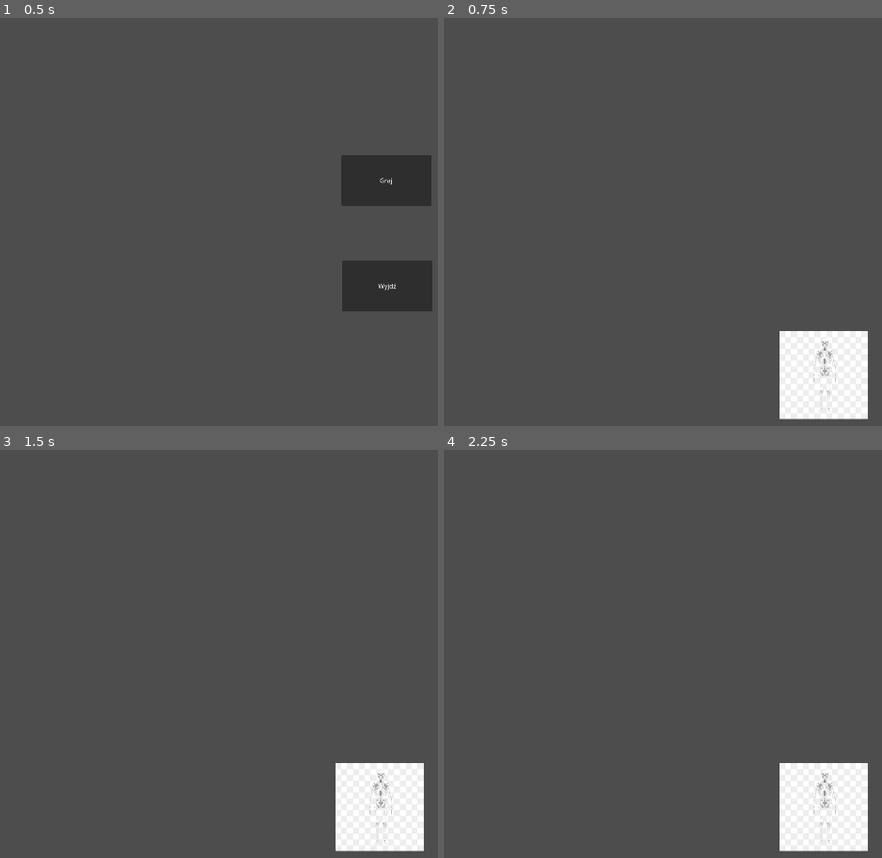
Above: before the commit, frames 1-4 (two rows, left to right).
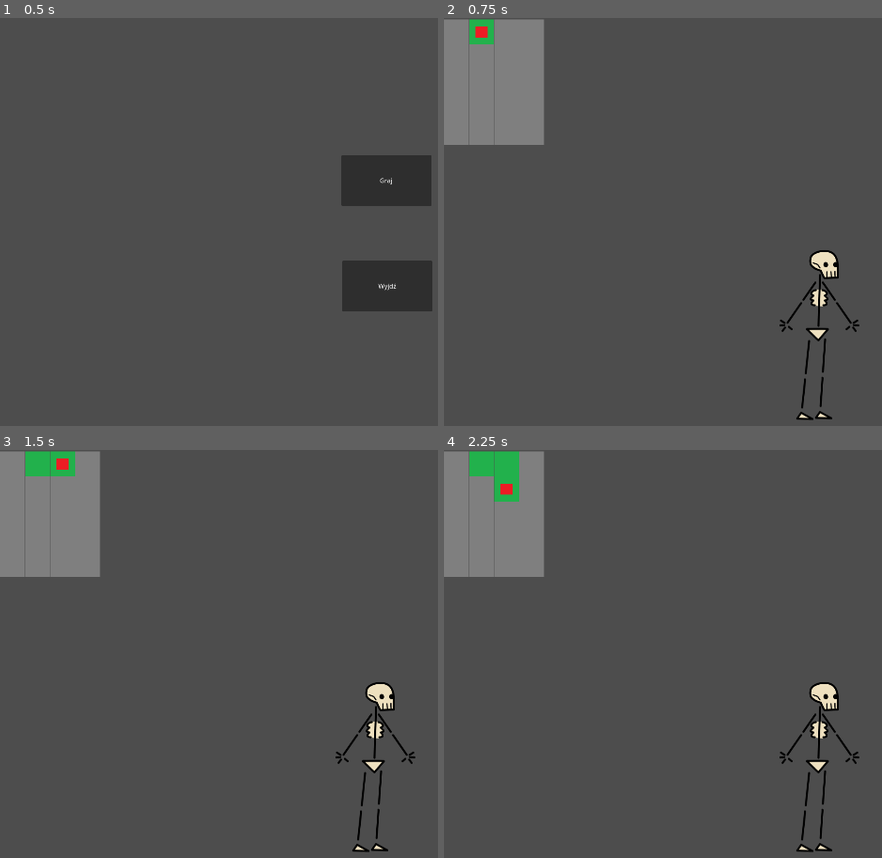
Above: after the commit, the same moments.

Repository: SonSku/CriticalFailureOr1Place
Game: Godot game, scene res://Scenes/intro.tscn
Two runs of this game, one before a commit and one after it. Both use one fixed random seed, a clock stepped at 60 frames per second and the inputs below.
Inputs:
- Up to frame 1 (0.5 s): no input
- Up to frame 2 (0.75 s): click "Graj" at 0.5 s
- Up to frame 3 (1.5 s): tap Enter at 1.25 s; hold D (move_right, bound only after the commit) from 1.28 s (still down)
- Up to frame 4 (2.25 s): tap Space at 2 s; release D (move_right, bound only after the commit) at 2.03 s; hold S (move_down, bound only after the commit) from 2.03 s (still down)

Frame 1 is identical in both runs. In frame 2, 12% of the frame differs, in the area x 0-97%, y 0-99%; in frame 3, 12%; in frame 4, 12%.

Commit message:
almost working second game

Diff:
--- a/placeholder/Scenes/game.tscn
+++ b/placeholder/Scenes/game.tscn
@@ -1,6 +1,7 @@
-[gd_scene load_steps=3 format=3 uid="uid://dxafxfgh73apa"]
+[gd_scene load_steps=4 format=3 uid="uid://dxafxfgh73apa"]
 
 [ext_resource type="PackedScene" uid="uid://ck6wme2v28727" path="res://Scenes/skeleton.tscn" id="1_q6oym"]
+[ext_resource type="PackedScene" uid="uid://4gfwhd0oqjeu" path="res://Scenes/one_line_puzzle.tscn" id="2_u2pbo"]
 
 [sub_resource type="WorldBoundaryShape2D" id="WorldBoundaryShape2D_ldjo2"]
 distance = -246.0
@@ -18,3 +19,5 @@
 
 [node name="CollisionShape2D" type="CollisionShape2D" parent="StaticBody2D"]
 shape = SubResource("WorldBoundaryShape2D_ldjo2")
+
+[node name="one_line_puzzle" parent="." instance=ExtResource("2_u2pbo")]
--- /dev/null
+++ b/placeholder/Scenes/one_line_puzzle.tscn
@@ -0,0 +1,274 @@
+[gd_scene load_steps=9 format=3 uid="uid://4gfwhd0oqjeu"]
+
+[ext_resource type="Script" path="res://Scripts/00.gd" id="1_ffcuw"]
+[ext_resource type="Texture2D" uid="uid://hbjclxxwy6p1" path="res://Assets/grey.png" id="1_hqmvy"]
+[ext_resource type="Script" path="res://Scripts/one_line_puzzle.gd" id="1_mi0xr"]
+[ext_resource type="Texture2D" uid="uid://ffsv4d84blch" path="res://Assets/red.png" id="2_gd6ok"]
+[ext_resource type="Script" path="res://Scripts/robot.gd" id="2_q7uow"]
+[ext_resource type="Script" path="res://Scripts/43.gd" id="2_xbovr"]
+
+[sub_resource type="RectangleShape2D" id="RectangleShape2D_i0l43"]
+size = Vector2(64, 64)
+
+[sub_resource type="RectangleShape2D" id="RectangleShape2D_sfrj0"]
+size = Vector2(32, 32)
+
+[node name="one_line_puzzle" type="Node2D"]
+script = ExtResource("1_mi0xr")
+
+[node name="00" type="Area2D" parent="."]
+script = ExtResource("1_ffcuw")
+
+[node name="CollisionShape2D" type="CollisionShape2D" parent="00"]
+position = Vector2(32, 32)
+shape = SubResource("RectangleShape2D_i0l43")
+
+[node name="Sprite2D" type="Sprite2D" parent="00"]
+position = Vector2(32, 32)
+scale = Vector2(0.176803, 0.185922)
+texture = ExtResource("1_hqmvy")
+
+[node name="01" type="Area2D" parent="."]
+position = Vector2(64, 0)
+
+[node name="CollisionShape2D" type="CollisionShape2D" parent="01"]
+position = Vector2(32, 32)
+shape = SubResource("RectangleShape2D_i0l43")
+
+[node name="Sprite2D" type="Sprite2D" parent="01"]
+position = Vector2(32, 32)
+scale = Vector2(0.176803, 0.185922)
+texture = ExtResource("1_hqmvy")
+
+[node name="02" type="Area2D" parent="."]
+position = Vector2(128, 0)
+
+[node name="CollisionShape2D" type="CollisionShape2D" parent="02"]
+position = Vector2(32, 32)
+shape = SubResource("RectangleShape2D_i0l43")
+
+[node name="Sprite2D" type="Sprite2D" parent="02"]
+position = Vector2(32, 32)
+scale = Vector2(0.176803, 0.185922)
+texture = ExtResource("1_hqmvy")
+
+[node name="03" type="Area2D" parent="."]
+position = Vector2(192, 0)
+
+[node name="CollisionShape2D" type="CollisionShape2D" parent="03"]
+position = Vector2(32, 32)
+shape = SubResource("RectangleShape2D_i0l43")
+
+[node name="Sprite2D" type="Sprite2D" parent="03"]
+position = Vector2(32, 32)
+scale = Vector2(0.176803, 0.185922)
+texture = ExtResource("1_hqmvy")
+
+[node name="10" type="Area2D" parent="."]
+position = Vector2(0, 64)
+
+[node name="CollisionShape2D" type="CollisionShape2D" parent="10"]
+position = Vector2(32, 32)
+shape = SubResource("RectangleShape2D_i0l43")
+
+[node name="Sprite2D" type="Sprite2D" parent="10"]
+position = Vector2(32, 32)
+scale = Vector2(0.176803, 0.185922)
+texture = ExtResource("1_hqmvy")
+
+[node name="11" type="Area2D" parent="."]
+position = Vector2(64, 64)
+
+[node name="CollisionShape2D" type="CollisionShape2D" parent="11"]
+position = Vector2(32, 32)
+shape = SubResource("RectangleShape2D_i0l43")
+
+[node name="Sprite2D" type="Sprite2D" parent="11"]
+position = Vector2(32, 32)
+scale = Vector2(0.176803, 0.185922)
+texture = ExtResource("1_hqmvy")
+
+[node name="12" type="Area2D" parent="."]
+position = Vector2(128, 64)
+
+[node name="CollisionShape2D" type="CollisionShape2D" parent="12"]
+position = Vector2(32, 32)
+shape = SubResource("RectangleShape2D_i0l43")
+
+[node name="Sprite2D" type="Sprite2D" parent="12"]
+position = Vector2(32, 32)
+scale = Vector2(0.176803, 0.185922)
+texture = ExtResource("1_hqmvy")
+
+[node name="13" type="Area2D" parent="."]
+position = Vector2(192, 64)
+
+[node name="CollisionShape2D" type="CollisionShape2D" parent="13"]
+position = Vector2(32, 32)
+shape = SubResource("RectangleShape2D_i0l43")
+
+[node name="Sprite2D" type="Sprite2D" parent="13"]
+position = Vector2(32, 32)
+scale = Vector2(0.176803, 0.185922)
+texture = ExtResource("1_hqmvy")
+
+[node name="20" type="Area2D" parent="."]
+position = Vector2(0, 128)
+
+[node name="CollisionShape2D" type="CollisionShape2D" parent="20"]
+position = Vector2(32, 32)
+shape = SubResource("RectangleShape2D_i0l43")
+
+[node name="Sprite2D" type="Sprite2D" parent="20"]
+position = Vector2(32, 32)
+scale = Vector2(0.176803, 0.185922)
+texture = ExtResource("1_hqmvy")
+
+[node name="21" type="Area2D" parent="."]
+position = Vector2(64, 128)
+
+[node name="CollisionShape2D" type="CollisionShape2D" parent="21"]
+position = Vector2(32, 32)
+shape = SubResource("RectangleShape2D_i0l43")
+
+[node name="Sprite2D" type="Sprite2D" parent="21"]
+position = Vector2(32, 32)
+scale = Vector2(0.176803, 0.185922)
+texture = ExtResource("1_hqmvy")
+
+[node name="22" type="Area2D" parent="."]
+position = Vector2(128, 128)
+
+[node name="CollisionShape2D" type="CollisionShape2D" parent="22"]
+position = Vector2(32, 32)
+shape = SubResource("RectangleShape2D_i0l43")
+
+[node name="Sprite2D" type="Sprite2D" parent="22"]
+position = Vector2(32, 32)
+scale = Vector2(0.176803, 0.185922)
+texture = ExtResource("1_hqmvy")
+
+[node name="23" type="Area2D" parent="."]
+position = Vector2(192, 128)
+
+[node name="CollisionShape2D" type="CollisionShape2D" parent="23"]
+position = Vector2(32, 32)
+shape = SubResource("RectangleShape2D_i0l43")
+
+[node name="Sprite2D" type="Sprite2D" parent="23"]
+position = Vector2(32, 32)
+scale = Vector2(0.176803, 0.185922)
+texture = ExtResource("1_hqmvy")
+
+[node name="30" type="Area2D" parent="."]
+position = Vector2(0, 192)
+
+[node name="CollisionShape2D" type="CollisionShape2D" parent="30"]
+position = Vector2(32, 32)
+shape = SubResource("RectangleShape2D_i0l43")
+
+[node name="Sprite2D" type="Sprite2D" parent="30"]
+position = Vector2(32, 32)
+scale = Vector2(0.176803, 0.185922)
+texture = ExtResource("1_hqmvy")
+
+[node name="31" type="Area2D" parent="."]
+position = Vector2(64, 192)
+
+[node name="CollisionShape2D" type="CollisionShape2D" parent="31"]
+position = Vector2(32, 32)
+shape = SubResource("RectangleShape2D_i0l43")
+
+[node name="Sprite2D" type="Sprite2D" parent="31"]
+position = Vector2(32, 32)
+scale = Vector2(0.176803, 0.185922)
+texture = ExtResource("1_hqmvy")
+
+[node name="32" type="Area2D" parent="."]
+position = Vector2(128, 192)
+
+[node name="CollisionShape2D" type="CollisionShape2D" parent="32"]
+position = Vector2(32, 32)
+shape = SubResource("RectangleShape2D_i0l43")
+
+[node name="Sprite2D" type="Sprite2D" parent="32"]
+position = Vector2(32, 32)
+scale = Vector2(0.176803, 0.185922)
+texture = ExtResource("1_hqmvy")
+
+[node name="33" type="Area2D" parent="."]
+position = Vector2(192, 192)
+
+[node name="CollisionShape2D" type="CollisionShape2D" parent="33"]
+position = Vector2(32, 32)
+shape = SubResource("RectangleShape2D_i0l43")
+
+[node name="Sprite2D" type="Sprite2D" parent="33"]
+position = Vector2(32, 32)
+scale = Vector2(0.176803, 0.185922)
+texture = ExtResource("1_hqmvy")
+
+[node name="40" type="Area2D" parent="."]
+position = Vector2(0, 256)
+
+[node name="CollisionShape2D" type="CollisionShape2D" parent="40"]
+position = Vector2(32, 32)
+shape = SubResource("RectangleShape2D_i0l43")
+
+[node name="Sprite2D" type="Sprite2D" parent="40"]
+position = Vector2(32, 32)
+scale = Vector2(0.176803, 0.185922)
+texture = ExtResource("1_hqmvy")
+
+[node name="41" type="Area2D" parent="."]
+position = Vector2(64, 256)
+
+[node name="CollisionShape2D" type="CollisionShape2D" parent="41"]
+position = Vector2(32, 32)
+shape = SubResource("RectangleShape2D_i0l43")
+
+[node name="Sprite2D" type="Sprite2D" parent="41"]
+position = Vector2(32, 32)
+scale = Vector2(0.176803, 0.185922)
+texture = ExtResource("1_hqmvy")
+
+[node name="42" type="Area2D" parent="."]
+position = Vector2(128, 256)
+
+[node name="CollisionShape2D" type="CollisionShape2D" parent="42"]
+position = Vector2(32, 32)
+shape = SubResource("RectangleShape2D_i0l43")
+
+[node name="Sprite2D" type="Sprite2D" parent="42"]
+position = Vector2(32, 32)
+scale = Vector2(0.176803, 0.185922)
+texture = ExtResource("1_hqmvy")
+
+[node name="43" type="Area2D" parent="."]
+position = Vector2(192, 256)
+script = ExtResource("2_xbovr")
+
+[node name="CollisionShape2D" type="CollisionShape2D" parent="43"]
+position = Vector2(32, 32)
+shape = SubResource("RectangleShape2D_i0l43")
+
+[node name="Sprite2D" type="Sprite2D" parent="43"]
+position = Vector2(32, 32)
+scale = Vector2(0.176803, 0.185922)
+texture = ExtResource("1_hqmvy")
+
+[node name="robot" type="CharacterBody2D" parent="."]
+script = ExtResource("2_q7uow")
+
+[node name="Red" type="Sprite2D" parent="robot"]
+z_index = 2
+position = Vector2(96, 32)
+scale = Vector2(0.180723, 0.175676)
+texture = ExtResource("2_gd6ok")
+
+[node name="CollisionShape2D" type="CollisionShape2D" parent="robot"]
+position = Vector2(96, 32)
+shape = SubResource("RectangleShape2D_sfrj0")
+
+[connection signal="body_entered" from="00" to="00" method="_on_body_entered"]
+[connection signal="body_entered" from="43" to="43" method="_on_body_entered"]
--- a/placeholder/Scenes/open_door_dyson_puzzle.tscn
+++ b/placeholder/Scenes/open_door_dyson_puzzle.tscn
@@ -1,112 +1,124 @@
 [gd_scene load_steps=3 format=3 uid="uid://bkby5c6cvoubs"]
 
-[ext_resource type="Texture2D" uid="uid://0tf5hgru5rbl" path="res://Assets/password.jpg" id="1_momlf"]
 [ext_resource type="Script" path="res://Scripts/password_script.gd" id="1_p5pqn"]
+[ext_resource type="Texture2D" uid="uid://b86tjtj5bt7j2" path="res://Assets/code pannel.png" id="2_r4on6"]
 
 [node name="open_door_dyson_puzzle" type="Node2D"]
+position = Vector2(336, 72)
 script = ExtResource("1_p5pqn")
 
-[node name="Password" type="Sprite2D" parent="."]
-position = Vector2(992, 592)
-scale = Vector2(4, 4)
-texture = ExtResource("1_momlf")
-
 [node name="Button" type="Button" parent="."]
-offset_left = 1104.0
-offset_top = 472.0
-offset_right = 1112.0
-offset_bottom = 480.0
-scale = Vector2(6.84617, 3.78158)
+offset_left = 424.0
+offset_top = 320.0
+offset_right = 442.0
+offset_bottom = 351.0
+scale = Vector2(6.1161, 3.21187)
 theme_override_font_sizes/font_size = 0
 text = "1"
 
 [node name="Button2" type="Button" parent="."]
-offset_left = 1227.0
-offset_top = 472.0
-offset_right = 1245.0
-offset_bottom = 503.0
-scale = Vector2(6.84617, 3.78158)
+offset_left = 552.0
+offset_top = 320.0
+offset_right = 570.0
+offset_bottom = 351.0
+scale = Vector2(5.41384, 2.92689)
 theme_override_font_sizes/font_size = 0
 text = "2"
 
 [node name="Button3" type="Button" parent="."]
-offset_left = 1360.0
-offset_top = 472.0
-offset_right = 1378.0
-offset_bottom = 503.0
-scale = Vector2(6.84617, 3.78158)
+offset_left = 675.0
+offset_top = 320.0
+offset_right = 693.0
+offset_bottom = 351.0
+scale = Vector2(5.32247, 2.96163)
 theme_override_font_sizes/font_size = 0
 text = "3"
 
 [node name="Button4" type="Button" parent="."]
-offset_left = 1104.0
-offset_top = 600.0
-offset_right = 1122.0
-offset_bottom = 631.0
-scale = Vector2(6.84617, 3.78158)
+offset_left = 424.0
+offset_top = 440.0
+offset_right = 442.0
+offset_bottom = 471.0
+scale = Vector2(5.87951, 3.01194)
 theme_override_font_sizes/font_size = 0
 text = "4"
 
 [node name="Button5" type="Button" parent="."]
-offset_left = 1232.0
-offset_top = 592.0
-offset_right = 1250.0
-offset_bottom = 623.0
-scale = Vector2(6.84617, 3.78158)
+offset_left = 547.0
+offset_top = 440.0
+offset_right = 565.0
+offset_bottom = 471.0
+scale = Vector2(5.842, 3.12348)
 theme_override_font_sizes/font_size = 0
 text = "5"
 
 [node name="Button6" type="Button" parent="."]
-offset_left = 1355.0
-offset_top = 592.0
-offset_right = 1373.0
-offset_bottom = 623.0
-scale = Vector2(6.84617, 3.78158)
+offset_left = 670.0
+offset_top = 440.0
+offset_right = 688.0
+offset_bottom = 471.0
+scale = Vector2(5.96529, 2.96063)
 theme_override_font_sizes/font_size = 0
 text = "6"
 
 [node name="Button7" type="Button" parent="."]
-offset_left = 1104.0
-offset_top = 717.0
-offset_right = 1122.0
-offset_bottom = 748.0
-scale = Vector2(6.84617, 3.78158)
+offset_left = 424.0
+offset_top = 560.0
+offset_right = 442.0
+offset_bottom = 591.0
+scale = Vector2(6.01246, 3.00038)
 theme_override_font_sizes/font_size = 0
 text = "7"
 
 [node name="Button8" type="Button" parent="."]
-offset_left = 1232.0
-offset_top = 717.0
-offset_right = 1250.0
-offset_bottom = 748.0
-scale = Vector2(6.84617, 3.78158)
+offset_left = 547.0
+offset_top = 560.0
+offset_right = 565.0
+offset_bottom = 591.0
+scale = Vector2(5.9264, 2.9735)
 theme_override_font_sizes/font_size = 0
 text = "8"
 
 [node name="Button9" type="Button" parent="."]
-offset_left = 1360.0
-offset_top = 720.0
-offset_right = 1378.0
-offset_bottom = 751.0
-scale = Vector2(6.84617, 3.78158)
+offset_left = 670.0
+offset_top = 560.0
+offset_right = 688.0
+offset_bottom = 591.0
+scale = Vector2(5.99804, 2.83132)
 theme_override_font_sizes/font_size = 0
 text = "9"
 
 [node name="Button10" type="Button" parent="."]
-offset_left = 1360.0
-offset_top = 312.0
-offset_right = 1378.0
-offset_bottom = 343.0
-scale = Vector2(6.84617, 3.78158)
+offset_left = 680.0
+offset_top = 688.0
+offset_right = 698.0
+offset_bottom = 719.0
+scale = Vector2(4.82519, 2.26746)
 theme_override_font_sizes/font_size = 0
 text = "X"
 
 [node name="Pin" type="Label" parent="."]
-offset_left = 552.0
-offset_top = 520.0
-offset_right = 592.0
-offset_bottom = 543.0
-scale = Vector2(6.92, 2.08)
+offset_left = 424.0
+offset_top = 184.0
+offset_right = 464.0
+offset_bottom = 207.0
+scale = Vector2(8.98529, 4.58595)
+
+[node name="CodePannel" type="Sprite2D" parent="."]
+z_index = -1
+position = Vector2(600, 480)
+scale = Vector2(1.47188, 1.44772)
+texture = ExtResource("2_r4on6")
+
+[node name="Button11" type="Button" parent="."]
+z_index = 3
+offset_left = 547.0
+offset_top = 680.0
+offset_right = 565.0
+offset_bottom = 711.0
+scale = Vector2(5.79352, 2.8412)
+theme_override_font_sizes/font_size = 0
+text = "0"
 
 [connection signal="pressed" from="Button" to="." method="_on_button_pressed"]
 [connection signal="pressed" from="Button2" to="." method="_on_button_2_pressed"]
@@ -118,3 +130,4 @@
 [connection signal="pressed" from="Button8" to="." method="_on_button_8_pressed"]
 [connection signal="pressed" from="Button9" to="." method="_on_button_9_pressed"]
 [connection signal="pressed" from="Button10" to="." method="_on_button_10_pressed"]
+[connection signal="pressed" from="Button11" to="." method="_on_button_11_pressed"]
--- a/placeholder/Scenes/skeleton.tscn
+++ b/placeholder/Scenes/skeleton.tscn
@@ -1,17 +1,17 @@
 [gd_scene load_steps=6 format=3 uid="uid://ck6wme2v28727"]
 
 [ext_resource type="Script" path="res://Scripts/skeleton.gd" id="1_vaapv"]
-[ext_resource type="Texture2D" uid="uid://dcheo4rtyaqnc" path="res://Assets/skeletor.png" id="2_p4nys"]
+[ext_resource type="Texture2D" uid="uid://bs6snwvqlt56d" path="res://Assets/kostek.png" id="2_5gh6y"]
 
-[sub_resource type="AtlasTexture" id="AtlasTexture_m067i"]
-atlas = ExtResource("2_p4nys")
-region = Rect2(0, 0, 225, 225)
+[sub_resource type="AtlasTexture" id="AtlasTexture_v60qc"]
+atlas = ExtResource("2_5gh6y")
+region = Rect2(0, 0, 204, 435)
 
 [sub_resource type="SpriteFrames" id="SpriteFrames_yw53m"]
 animations = [{
 "frames": [{
 "duration": 1.0,
-"texture": SubResource("AtlasTexture_m067i")
+"texture": SubResource("AtlasTexture_v60qc")
 }],
 "loop": true,
 "name": &"default",
@@ -19,15 +19,16 @@
 }]
 
 [sub_resource type="RectangleShape2D" id="RectangleShape2D_qilhh"]
-size = Vector2(223, 224)
+size = Vector2(203, 427)
 
 [node name="Skeleton" type="CharacterBody2D"]
+position = Vector2(4, -2)
 script = ExtResource("1_vaapv")
 
 [node name="AnimatedSprite2D" type="AnimatedSprite2D" parent="."]
-position = Vector2(114, 113)
+position = Vector2(103, 217)
 sprite_frames = SubResource("SpriteFrames_yw53m")
 
 [node name="CollisionShape2D" type="CollisionShape2D" parent="."]
-position = Vector2(114.5, 113)
+position = Vector2(99.5, 218.5)
 shape = SubResource("RectangleShape2D_qilhh")
--- /dev/null
+++ b/placeholder/Scripts/00.gd
@@ -0,0 +1,6 @@
+extends Area2D
+
+
+
+func _on_body_entered(body: Node2D) -> void:
+	print(self)
--- /dev/null
+++ b/placeholder/Scripts/43.gd
@@ -0,0 +1,5 @@
+extends Area2D
+
+func _on_body_entered(body: Node2D) -> void:
+	print(self)
+	print("SIEMA")
--- a/placeholder/Scripts/loading_scene.gd
+++ b/placeholder/Scripts/loading_scene.gd
@@ -8,7 +8,6 @@
 
 func save_state(id: String, state: Dictionary) -> void:
 	states[id] = state
-	print(states)
 
 func purge_state(ids_that_start_with: String):
 	var to_erase = []
--- /dev/null
+++ b/placeholder/Scripts/one_line_puzzle.gd
@@ -0,0 +1,31 @@
+extends Node2D
+
+var tablica_2d
+var robot_x = 1
+var robot_y = 0
+
+func _ready():
+	tablica_2d = []
+	tablica_2d.append([-1, 0, 0, 0, -1])
+	tablica_2d.append([0, 0, 0, 0, 0])
+	tablica_2d.append([0, 0, 0, 0, 0])
+	tablica_2d.append([-1, -1, 0, 0, -1])
+	print(tablica_2d)
+
+	for dziecko in get_children():
+		if dziecko is Area2D:
+			dziecko.connect("body_entered", _on_area2d_body_entered.bind(dziecko))
+
+func _on_area2d_body_entered(cialo, pole):
+	print("Kolizja! Area2D:", str(cialo), "skolidowało z:", pole)
+	var ids = pole.name.split("")
+	robot_x = int(ids[1])
+	robot_y = int(ids[0])
+	tablica_2d[int(ids[1])][int(ids[0])] = 1
+	var new_texture = preload("res://Assets/green.png")
+	pole.get_node("Sprite2D").texture = new_texture
+
+
+# Called every frame. 'delta' is the elapsed time since the previous frame.
+func _process(delta: float) -> void:
+	pass
--- a/placeholder/Scripts/password_script.gd
+++ b/placeholder/Scripts/password_script.gd
@@ -11,6 +11,7 @@
 @onready var button_8: Button = $Button8
 @onready var button_9: Button = $Button9
 @onready var pin: Label = $Pin
+@onready var button_11: Button = $Button11
 
 func _on_button_pressed() -> void:
 	eneteredCharacter(button)
@@ -75,3 +76,8 @@
 
 func update_label() -> void:
 	pin.text = array_to_str(enteredPin)
+
+
+func _on_button_11_pressed() -> void:
+	eneteredCharacter(button_11)
+	update_label()
--- /dev/null
+++ b/placeholder/Scripts/red.gd
@@ -0,0 +1,3 @@
+extends Sprite2D
+
+@onready var red: Sprite2D = $"."
--- /dev/null
+++ b/placeholder/Scripts/robot.gd
@@ -0,0 +1,35 @@
+extends CharacterBody2D
+
+@onready var robot: CharacterBody2D = $"."
+
+const SPEED = 300.0
+const JUMP_VELOCITY = -400.0
+
+# Called when the node enters the scene tree for the first time.
+func _ready() -> void:
+	pass
+
+# Called every frame. 'delta' is the elapsed time since the previous frame.
+func _process(delta: float) -> void:
+	pass
+
+func _input(ev):
+	if Input.is_action_just_pressed("move_up"):  # Użyj akcji zamiast klawiszy
+		if get_parent().robot_y != 0:
+			var temp_y_pos = get_parent().robot_y-1
+			robot.position.y -= 64
+	elif Input.is_action_just_pressed("move_down"):
+		if get_parent().robot_y != 4:
+			robot.position.y += 64
+	elif Input.is_action_just_pressed("move_left"):
+		if get_parent().robot_x != 0:
+			robot.position.x -= 64
+	elif Input.is_action_just_pressed("move_right"):
+		if get_parent().robot_x != 3:
+			robot.position.x += 64
+
+
+
+func _on_area_2d_body_entered(body: Node2D) -> void:
+	print(body)
+	print("SIEMA")
--- a/placeholder/project.godot
+++ b/placeholder/project.godot
@@ -24,6 +24,29 @@
 window/size/viewport_width=1920
 window/size/viewport_height=1080
 
+[input]
+
+move_up={
+"deadzone": 0.5,
+"events": [Object(InputEventKey,"resource_local_to_scene":false,"resource_name":"","device":-1,"window_id":0,"alt_pressed":false,"shift_pressed":false,"ctrl_pressed":false,"meta_pressed":false,"pressed":false,"keycode":0,"physical_keycode":87,"key_label":0,"unicode":119,"location":0,"echo":false,"script":null)
+]
+}
+move_down={
+"deadzone": 0.5,
+"events": [Object(InputEventKey,"resource_local_to_scene":false,"resource_name":"","device":-1,"window_id":0,"alt_pressed":false,"shift_pressed":false,"ctrl_pressed":false,"meta_pressed":false,"pressed":false,"keycode":0,"physical_keycode":83,"key_label":0,"unicode":115,"location":0,"echo":false,"script":null)
+]
+}
+move_left={
+"deadzone": 0.5,
+"events": [Object(InputEventKey,"resource_local_to_scene":false,"resource_name":"","device":-1,"window_id":0,"alt_pressed":false,"shift_pressed":false,"ctrl_pressed":false,"meta_pressed":false,"pressed":false,"keycode":0,"physical_keycode":65,"key_label":0,"unicode":97,"location":0,"echo":false,"script":null)
+]
+}
+move_right={
+"deadzone": 0.5,
+"events": [Object(InputEventKey,"resource_local_to_scene":false,"resource_name":"","device":-1,"window_id":0,"alt_pressed":false,"shift_pressed":false,"ctrl_pressed":false,"meta_pressed":false,"pressed":false,"keycode":0,"physical_keycode":68,"key_label":0,"unicode":100,"location":0,"echo":false,"script":null)
+]
+}
+
 [rendering]
 
 renderer/rendering_method="gl_compatibility"
Binary file added: placeholder/Assets/green.png
Binary file added: placeholder/Assets/grey.png
Binary file added: placeholder/Assets/red.png
Not shown, added: placeholder/Scenes/one206C.tmp
Not shown, added: placeholder/Scenes/one707.tmp
